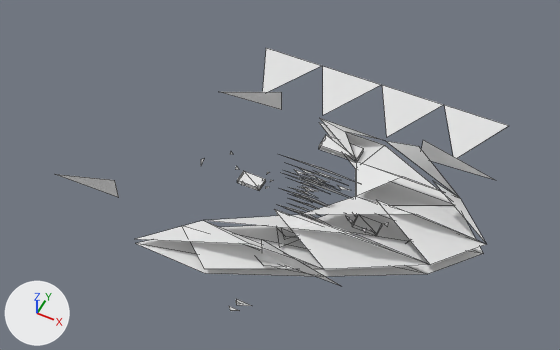
An edit to the OBJ model GameData/Meshes/Designs/nexar/nexar_gunship_mk3_40.obj, drawn before and after from the same camera.
Camera for both pictures: a 50 mm lens placed at (3.62, -8.63, 10.99), pointed at (-0.64, -0.12, 0.34). Lighting does not change. The marker at lower left points along +X, +Y and +Z. The older version comes first. Mesh edges are drawn as thin lines. Where no turn or scale is listed for an object, it has been applied to the vertices. Vertices at exactly the same position are counted once.

The first picture shows 'nexar_gunship_mk3_40'.
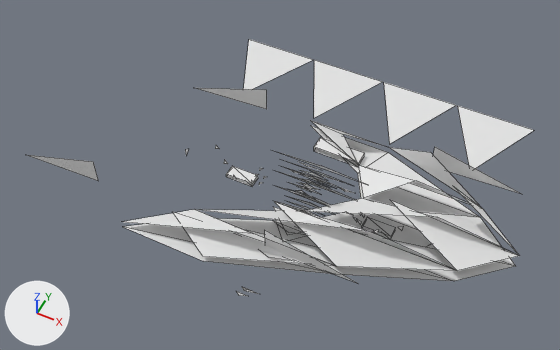
Changed parts and their boxes [x1, y1, x2, y2] in the pictures (560 x 350 px; the box of a moved part takes in the faces that stretch with it):
'nexar_gunship_mk3_40', reshaped (11% wider): before [55, 48, 509, 311]; after [28, 39, 534, 296]
part 1 of me_nexar_gunship_mk3_40, moved or reshaped: before [137, 118, 486, 269]; after [124, 121, 519, 271]
part 2 of me_nexar_gunship_mk3_40, moved or reshaped: before [136, 123, 483, 277]; after [124, 125, 515, 281]
part 3 of me_nexar_gunship_mk3_40, moved or reshaped: before [237, 171, 266, 191]; after [226, 166, 258, 186]
part 4 of me_nexar_gunship_mk3_40, moved or reshaped: before [352, 214, 382, 236]; after [362, 217, 396, 240]
part 5 of me_nexar_gunship_mk3_40, moved or reshaped: before [319, 135, 364, 162]; after [314, 137, 365, 167]
part 6 of me_nexar_gunship_mk3_40, moved or reshaped: before [55, 48, 509, 311]; after [28, 39, 534, 296]

The edits, one by one:
me_nexar_gunship_mk3_40 is used by ob_nexar_gunship_mk3_40; location (0.0, 0.0, 0.0).
me_nexar_gunship_mk3_40 had 247 vertices, 112 faces and spanned x -4.56..3.21, y -3.2..3.4, z 0.0..1.11.
me_nexar_gunship_mk3_40 now has 247 vertices, 112 faces and spans x -5.37..3.78, y -2.93..3.51, z 0.0..1.23.
me_nexar_gunship_mk3_40 part 1: the loose piece of 22 vertices spanning x -2.33..3.21, y -2.42..1.78, z 0.12..0.83 is scaled about the mesh origin by (1.18, 0.915, 1.11).
me_nexar_gunship_mk3_40 part 2: the loose piece of 12 vertices spanning x -2.33..3.21, y -2.42..1.78, z 0.0 is scaled about the mesh origin by (1.18, 0.915, 0.915).
me_nexar_gunship_mk3_40 part 3: the loose piece of 8 vertices spanning x -1.4..-0.94, y -0.39..-0.13, z 0.02..0.09 is scaled about the mesh origin by (1.18, 0.915, 1.11).
me_nexar_gunship_mk3_40 part 4: the loose piece of 8 vertices spanning x 0.94..1.4, y -0.39..-0.13, z 0.02..0.09 is scaled about the mesh origin by (1.18, 0.915, 1.11).
me_nexar_gunship_mk3_40 part 5: the loose piece of 8 vertices spanning x -0.4..0.4, y 1.1..1.42, z 0.0..0.1 is scaled about the mesh origin by (1.18, 0.915, 1.11).
me_nexar_gunship_mk3_40 part 6: 189 of 247 vertices moved; they spanned x -4.56..2.94, y -3.2..3.4, z 0.0..1.11 and now span x -5.37..3.47, y -2.93..3.51, z 0.0..1.23; mean shift (-0.01, 0.03, 0.03); largest move (-4.56, -1.78, 0.06) -> (-5.37, -1.63, 0.07).
